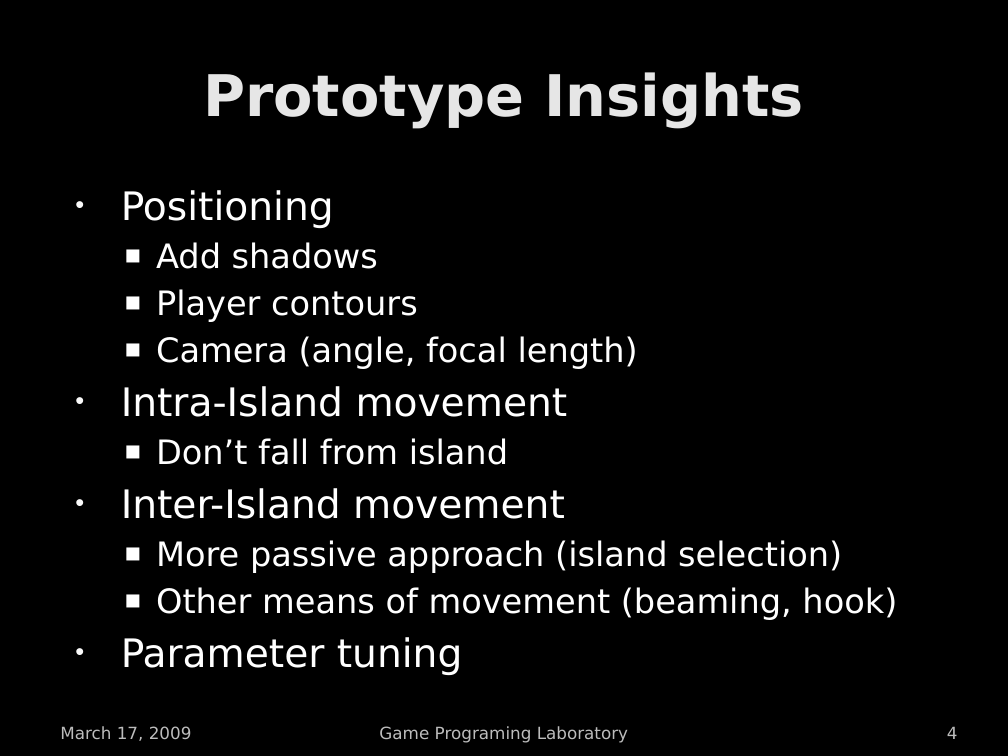
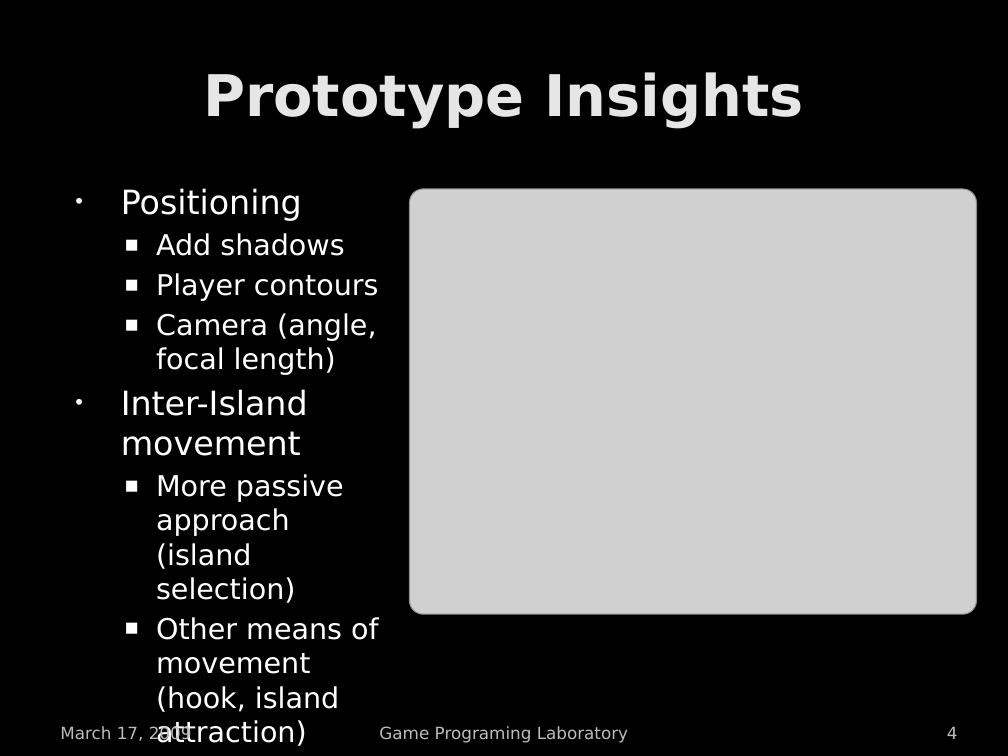
Before and after one commit to cfo82/Magmageddon, a slide deck: slide 4 of documentation/prototype presentation.pptx. Drawn at 1008x756 pixels with LibreOffice and Linux fonts; fonts in the diff are those of the drawing; grey boxes stand for pictures; background and template pictures are left out. Boxes give left, top, right and bottom in pixels: in the first picture for what was removed or moved away, otherwise in the second. Text is boxed around its words. In the diff, an @@ line names an element or a change of style, - is before the commit and + after.

```diff
--- a/documentation/prototype presentation.pptx
+++ b/documentation/prototype presentation.pptx
@@ text at [121, 188, 379, 603]: size 28 to 23.8 pt in "Positioning", "Inter-Island movement"; size 24 to 20.4 pt in "Add shadows", "Player contours", "Camera (angle, focal length)", "More passive approach (island selection)" @@
@@ picture added at [409, 188, 977, 614] @@
@@ text at [121, 386, 568, 465]: paragraphs removed @@
-• Intra-Island movement
-  ■ Don’t fall from island
@@ text at [156, 617, 379, 712]: text changed; size 24 to 20.4 pt @@
-  ■ Other means of movement (beaming, hook)
-• Parameter tuning
+  ■ Other means of movement (hook, island attraction)
```
Also in this commit, not shown: 1 slide added.
